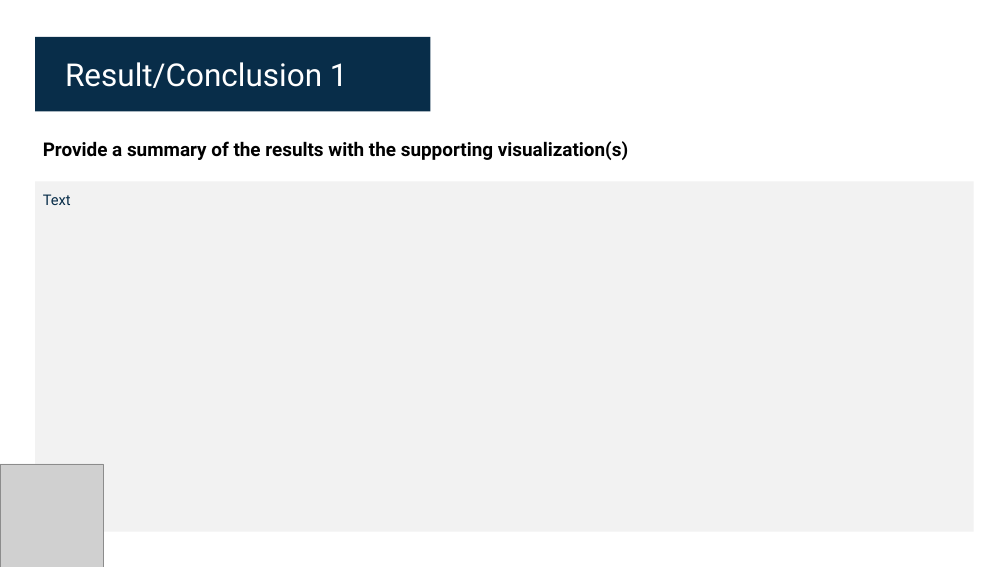
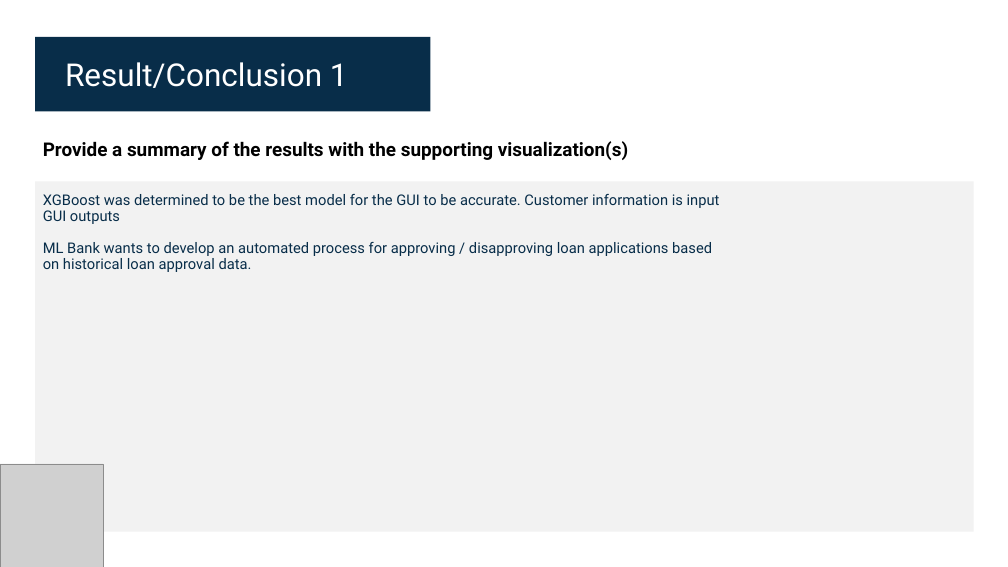
Before and after one commit to Pete1001/ML-Bank, a slide deck: slide 6 of Resources/ML-Bank.pptx. Drawn at 1008x567 pixels with LibreOffice and Linux fonts; fonts in the diff are those of the drawing; grey boxes stand for pictures. Boxes give left, top, right and bottom in pixels: in the first picture for what was removed or moved away, otherwise in the second. Text is boxed around its words. In the diff, an @@ line names an element or a change of style, - is before the commit and + after.

```diff
--- a/Resources/ML-Bank.pptx
+++ b/Resources/ML-Bank.pptx
@@ text at [43, 194, 720, 272]: text changed @@
-Text
+XGBoost was determined to be the best model for the GUI to be accurate. Customer information is input GUI outputs
+ML Bank wants to develop an automated process for approving / disapproving loan applications based on historical loan approval data.
```
Also in this commit, not shown: 3 other slides changed, 1 slide added, 1 slide removed, 34 other files.
